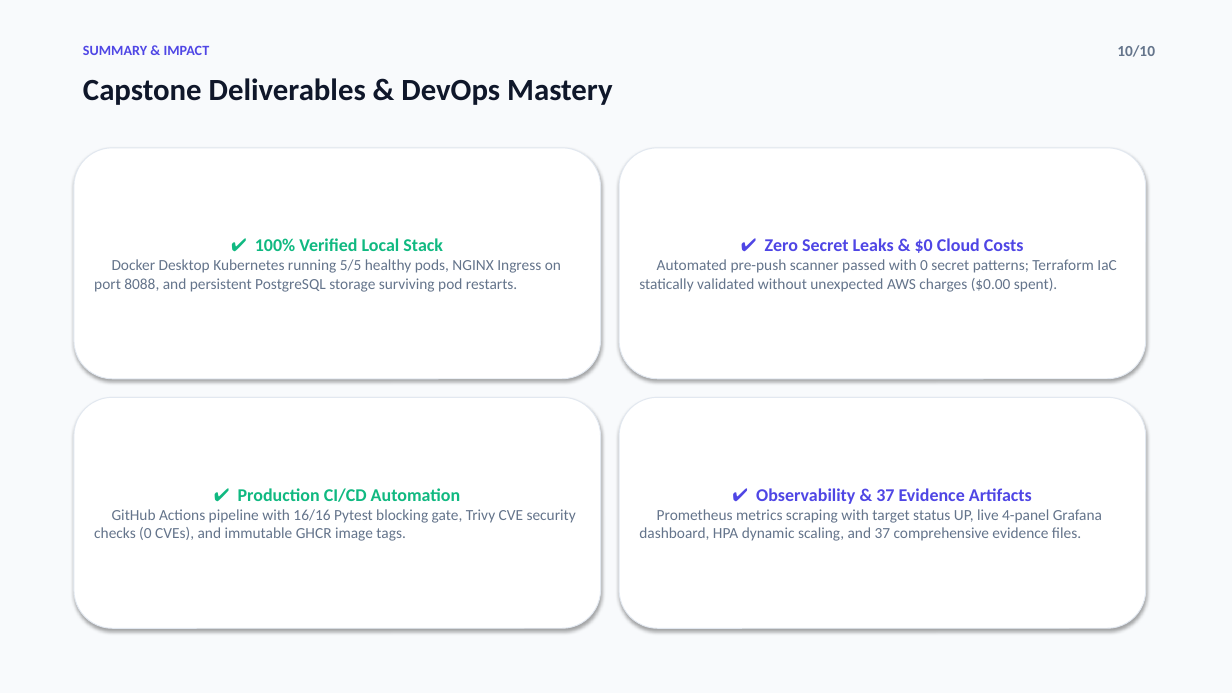
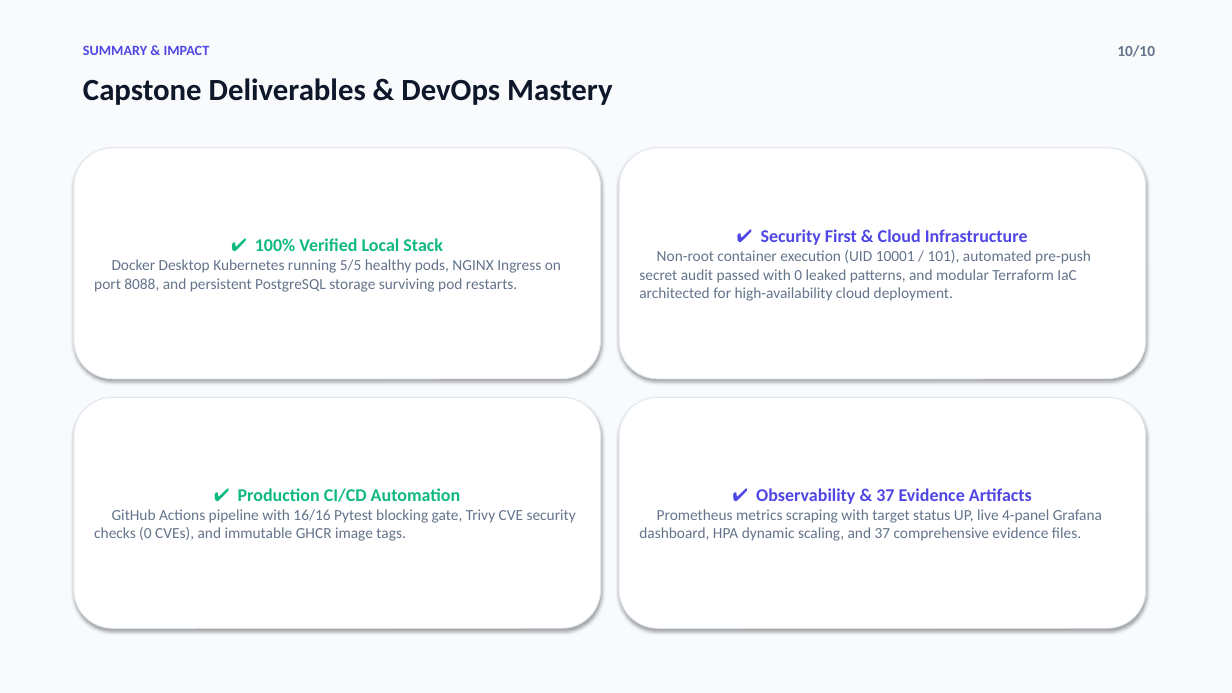
Before and after one commit to Ujwal-kumar-reddy/bookflow, a slide deck: slide 10 of BookFlow_DevOps_Capstone_Presentation.pptx. Drawn at 1232x693 pixels with LibreOffice and Linux fonts; fonts in the diff are those of the drawing. Boxes give left, top, right and bottom in pixels: in the first picture for what was removed or moved away, otherwise in the second. Text is boxed around its words. In the diff, an @@ line names an element or a change of style, - is before the commit and + after.

Commit message:
docs: streamline cloud IaC specification and presentation terminology

```diff
--- a/BookFlow_DevOps_Capstone_Presentation.pptx
+++ b/BookFlow_DevOps_Capstone_Presentation.pptx
@@ text in rounded rectangle at [639, 229, 1091, 301]: text changed @@
-✔ Zero Secret Leaks & $0 Cloud Costs
-Automated pre-push scanner passed with 0 secret patterns; Terraform IaC statically validated without unexpected AWS charges ($0.00 spent).
+✔ Security First & Cloud Infrastructure
+Non-root container execution (UID 10001 / 101), automated pre-push secret audit passed with 0 leaked patterns, and modular Terraform IaC architected for high-availability cloud deployment.
```
Also in this commit, not shown: 5 other files.
